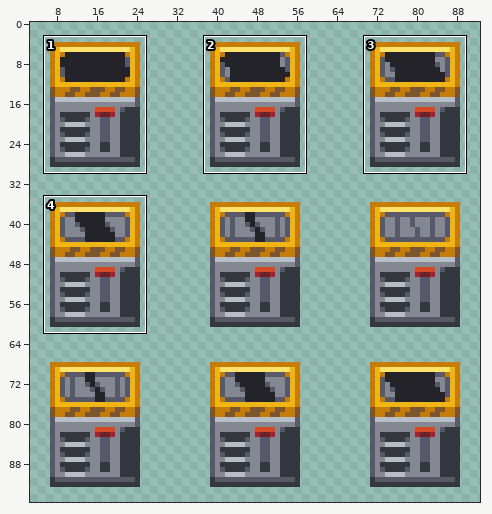
One commit to this sprite sheet: Resources/Textures/Structures/Piping/disposal.rsi/disposal-flush.png. Above: a wide view before the commit, with the close-up outlined.
Close-up. The starting point:
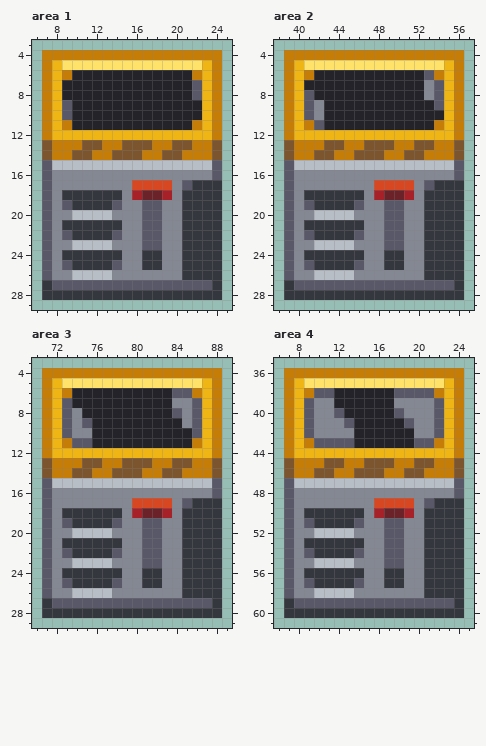
The file is 96x96 pixels. Colours within 5 levels of each other are drawn and written as one. Shown: area 1: x 6..25, y 3..29; area 2: x 38..57, y 3..29; area 3: x 70..89, y 3..29; area 4: x 6..25, y 35..61. The wide view leaves out empty margins. The commit also changed other parts of the picture, which this record leaves out.
And afterwards:
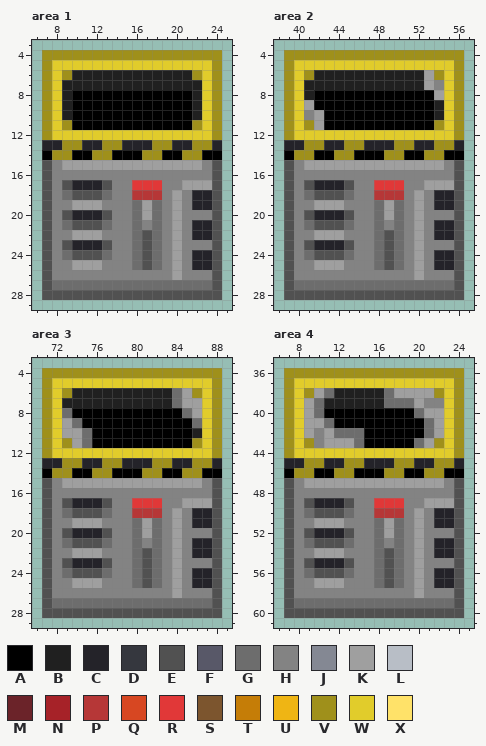
Palette (. is transparent): A #000000  B #202020  C #242329  D #35373e  E #515151  F #585868  G #6d6d6d  H #838383  J #848893  K #9f9f9f  L #b8bec6  M #6b2329  N #a62228  P #b63737  Q #d74722  R #e13838  S #7c552e  T #c57d07  U #efb514  V #9f901b  W #e1cc2b  X #ffe269
Difference:
Changed rows in their new state; - is an unchanged pixel.
Area 1:
first column x 7:
 4 VVVVVVVVVVVVVVVVVV
 5 VWWWWWWWWWWWWWWWWV
 6 VWVBBBBBBBBBBBBVWV
 7 VWBBBBBBBBBBBBBBWV
 8 VWBAAAAAAAAAAAABWV
 9 VWBAAAAAAAAAAAABWV
10 VWBAAAAAAAAAAAABWV
11 VWVAAAAAAAAAAAAVWV
12 VWWWWWWWWWWWWWWWWV
13 CCVVCCVVCCCVVCCVVC
14 AVVAAVVAAAVVAAVVAA
15 EHKKKKKKKKKKKKKKHE
16 EHHHHHHHHHHHHHHHHE
17 EHECCCEHHRRRHHKKKE
18 EHGEEEGHHPPPHKHCCE
19 EHHKKKHHHGKGHKHCCE
20 EHECCCEHHGKGHKHHHE
21 EHGEEEGHHGHGHKHCCE
22 EHHKKKHHHGEGHKHCCE
23 EHECCCEHHGEGHKHHHE
24 EHGEEEGHHGEGHKHCCE
25 EHHKKKHHHGEGHKHCCE
26 EHHHHHHHHHHHHKHHHE
27 EGGGGGGGGGGGGGGGGE
28 EEEEEEEEEEEEEEEEEE
Area 2:
first column x 39:
 4 VVVVVVVVVVVVVVVVVV
 5 VWWWWWWWWWWWWWWWWV
 6 VWVBBBBBBBBBBBKVWV
 7 VWBBBBBBBBBBBBKHWV
 8 VWBAAAAAAAAAAAAKWV
 9 VWKAAAAAAAAAAAABWV
10 VWHKAAAAAAAAAAABWV
11 VWVKAAAAAAAAAAAVWV
12 VWWWWWWWWWWWWWWWWV
13 CCVVCCVVCCCVVCCVVC
14 AVVAAVVAAAVVAAVVAA
15 EHKKKKKKKKKKKKKKHE
16 EHHHHHHHHHHHHHHHHE
17 EHECCCEHHRRRHHKKKE
18 EHGEEEGHHPPPHKHCCE
19 EHHKKKHHHGKGHKHCCE
20 EHECCCEHHGKGHKHHHE
21 EHGEEEGHHGHGHKHCCE
22 EHHKKKHHHGEGHKHCCE
23 EHECCCEHHGEGHKHHHE
24 EHGEEEGHHGEGHKHCCE
25 EHHKKKHHHGEGHKHCCE
26 EHHHHHHHHHHHHKHHHE
27 EGGGGGGGGGGGGGGGGE
28 EEEEEEEEEEEEEEEEEE
Area 3:
first column x 71:
 4 VVVVVVVVVVVVVVVVVV
 5 VWWWWWWWWWWWWWWWWV
 6 VWVBBBBBBBBBBGKVWV
 7 VWBBBBBBBBBBBGKKWV
 8 VWGAAAAAAAAAAAGKWV
 9 VWKGAAAAAAAAAAAGWV
10 VWKKGAAAAAAAAAABWV
11 VWVKGAAAAAAAAAAVWV
12 VWWWWWWWWWWWWWWWWV
13 CCVVCCVVCCCVVCCVVC
14 AVVAAVVAAAVVAAVVAA
15 EHKKKKKKKKKKKKKKHE
16 EHHHHHHHHHHHHHHHHE
17 EHECCCEHHRRRHHKKKE
18 EHGEEEGHHPPPHKHCCE
19 EHHKKKHHHGKGHKHCCE
20 EHECCCEHHGKGHKHHHE
21 EHGEEEGHHGHGHKHCCE
22 EHHKKKHHHGEGHKHCCE
23 EHECCCEHHGEGHKHHHE
24 EHGEEEGHHGEGHKHCCE
25 EHHKKKHHHGEGHKHCCE
26 EHHHHHHHHHHHHKHHHE
27 EGGGGGGGGGGGGGGGGE
28 EEEEEEEEEEEEEEEEEE
Area 4:
first column x 7:
36 VVVVVVVVVVVVVVVVVV
37 VWWWWWWWWWWWWWWWWV
38 VWVKGBBBBBGKKKKVWV
39 VWKGBBBBBBGGGKHHWV
40 VWKGAAAAAAAAAGKKWV
41 VWKKGAAAAAAAAAGKWV
42 VWKHKGGGAAAAAAGKWV
43 VWVHKKKGAAAAAGKVWV
44 VWWWWWWWWWWWWWWWWV
45 CCVVCCVVCCCVVCCVVC
46 AVVAAVVAAAVVAAVVAA
47 EHKKKKKKKKKKKKKKHE
48 EHHHHHHHHHHHHHHHHE
49 EHECCCEHHRRRHHKKKE
50 EHGEEEGHHPPPHKHCCE
51 EHHKKKHHHGKGHKHCCE
52 EHECCCEHHGKGHKHHHE
53 EHGEEEGHHGHGHKHCCE
54 EHHKKKHHHGEGHKHCCE
55 EHECCCEHHGEGHKHHHE
56 EHGEEEGHHGEGHKHCCE
57 EHHKKKHHHGEGHKHCCE
58 EHHHHHHHHHHHHKHHHE
59 EGGGGGGGGGGGGGGGGE
60 EEEEEEEEEEEEEEEEEE
Boxes around the changes in both close-ups, in picture pixels (x1, y1, x2, y2):
changed: (42, 50, 222, 300)
changed: (284, 50, 464, 300)
changed: (42, 368, 222, 618)
changed: (284, 368, 464, 618)
